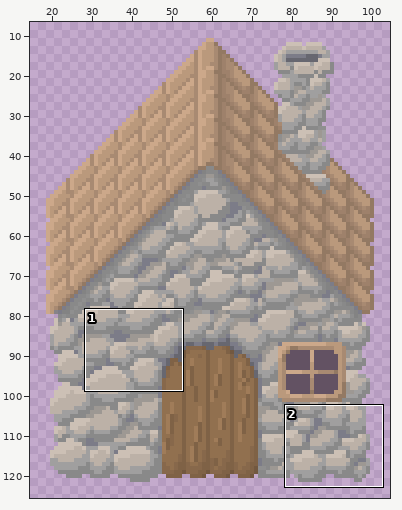
Edited in one commit: sprite sheet (Assets/Textures/AirBiome/domek.png). Above: a wide view before the commit, with the close-up outlined.
Close-up. Before the edit:
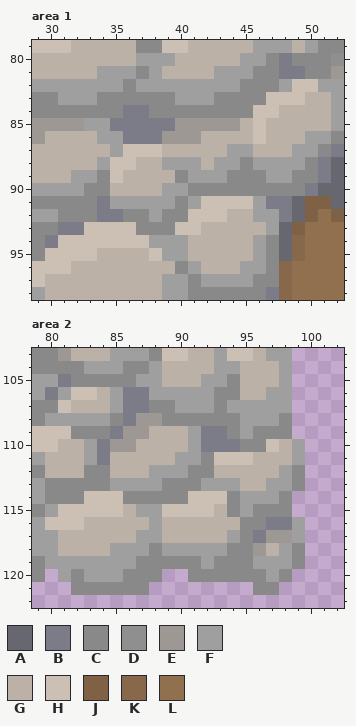
Colours within 5 levels of each other are drawn and written as one. Shown: area 1: x 29..52, y 79..98; area 2: x 79..102, y 103..122. The wide view leaves out empty margins. The commit also changed other parts of the picture, which this record leaves out.
Palette (. is transparent): A #676770  B #7c7c88  C #898989  D #8f8f8f  E #9d9893  F #a09f9f  G #bcb1a7  H #ccc0b5  J #7f6246  K #87684b  L #91704f
Pixels before, area 1, first column x 29:
79 HHHGGGGGCCHHGGGGGFFFGFCC
80 GGGGGGGGFFFGGGGGFFCBCCCD
81 GGGGGFFFCFGGGGFFFCCBBCCE
82 FFFFFFFCFFFFFFFFCCCFHHFF
83 CCFFFCCCCCCFFFCCCCHHHGGF
84 CCCCCCCBBCCCCCCCCHHGGGGF
85 EEEEFFBBBBBEEEEEGHGGGGGF
86 EGGGGFFBBBEEEGGGGHGGGFFC
87 GGGGGGFHHHGGGGGFFGGGFFCB
88 GGGGGFHHGGFFFGFFCFFFFCBA
89 GGGFFCHGGGGCFFFCCCFFCCBA
90 FFFFCCGGGGFFCCCCCCCCCBAA
91 CCCCCBFFFFFCFHHHHFBBAJJA
92 FFCCCBBCCFCCHHHGGFFBAJLJ
93 CCBBHHHHCCCHHGGGGGFAJLLL
94 CBHHHHHHHFFFGGGGGFCAKLLL
95 CHHHHGGGGHFFGGGGGFCAKLLL
96 HHHGGGGGGGGCFGGGFFCKLLLL
97 HGGGGGGGGGFFCFFFFCCKLLLL
98 FGGGGGGGGGFFCCCCCCBKLLLL
Pixels before, area 2, first column x 79:
103 CCEGGGFFFCHHGGFHHGFF.
104 CCCCFFFCCFGGGGFFGGGF.
105 FFBCCCCCFFGGGFFCGGGF.
106 FBFHHGFBBFFFFFCCGGFF.
107 CCHGGGFBBCCFFFCFFFFF.
108 CFFFFFCBEECCCCCCFFFC.
109 HHHCCCBEEGGGFBBCFCCC.
110 HHGGFBEEGGGGFBBBCCHGF
111 FGGGFBGGGGGFFCHHHGGGF
112 CGGGCCGGGFFFCCGGGGGFC
113 FCCCCCFFFFCCCFFFGGFFC
114 FCCCHHHCCCCCHHHCFFFC.
115 CFHHHHHGFFHHHHGCFCCC.
116 FHHHGGGGGFGGGGGGCCBBF
117 FFGGGGGGFFGGGGGFCBEEF
118 FFGGGGFFFCFFFFFCCEGFC
119 CFFFFFFFCCCCCFCCCFFFC
120 C.FCFFFCCC..CCCCCCFC.
121 ...CCCCCC........CC..
New version:
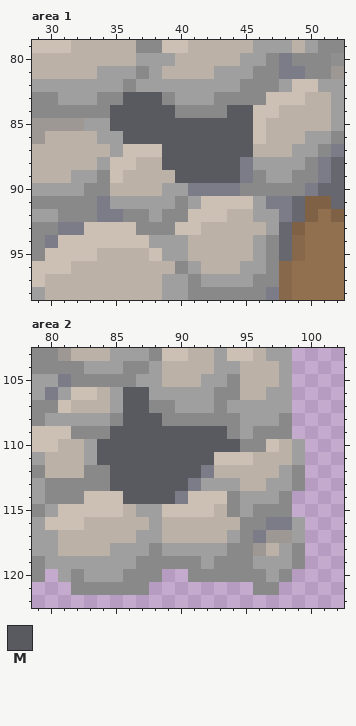
Colours new in this view: M #595960
Change:
{"change": "file 512x512 -> 128x128 pixels (blocks of 4x4 -> 1x1; one block is one cell here)"}
{"where": "area 1"}
{"y":83,"x":36,"old":"CCC","new":"MMM"}
{"y":84,"x":35,"old":"CBBCC","new":"MMMMM"}
{"y":84,"x":44,"old":"CC","new":"MM"}
{"y":85,"x":35,"old":"BBBBBEEEEEG","new":"MMMMMMMMMMM"}
{"y":86,"x":36,"old":"BBBEEEGGGG","new":"MMMMMMMMMM"}
{"y":87,"x":39,"old":"GGGGGFF","new":"MMMMMMM"}
{"y":88,"x":39,"old":"FFFGFFC","new":"MMMMMMB"}
{"y":89,"x":40,"old":"CFFFCC","new":"MMMMMB"}
{"y":90,"x":41,"old":"CCCC","new":"BBBB"}
{"where": "area 2"}
{"y":106,"x":86,"old":"BB","new":"MM"}
{"y":107,"x":86,"old":"BB","new":"MM"}
{"y":108,"x":86,"old":"BEE","new":"MMM"}
{"y":109,"x":85,"old":"BEEGGGFBB","new":"MMMMMMMMM"}
{"y":110,"x":84,"old":"BEEGGGGFBBB","new":"MMMMMMMMMMM"}
{"y":111,"x":84,"old":"BGGGGGFFC","new":"MMMMMMMMM"}
{"y":112,"x":85,"old":"GGGFFFCC","new":"MMMMMMMB"}
{"y":113,"x":85,"old":"FFFFCCC","new":"MMMMMMB"}
{"y":114,"x":86,"old":"CCCCC","new":"MMMMB"}
{"label":"changed","picture_box":[110,92,253,196]}
{"label":"changed","picture_box":[97,387,240,504]}
